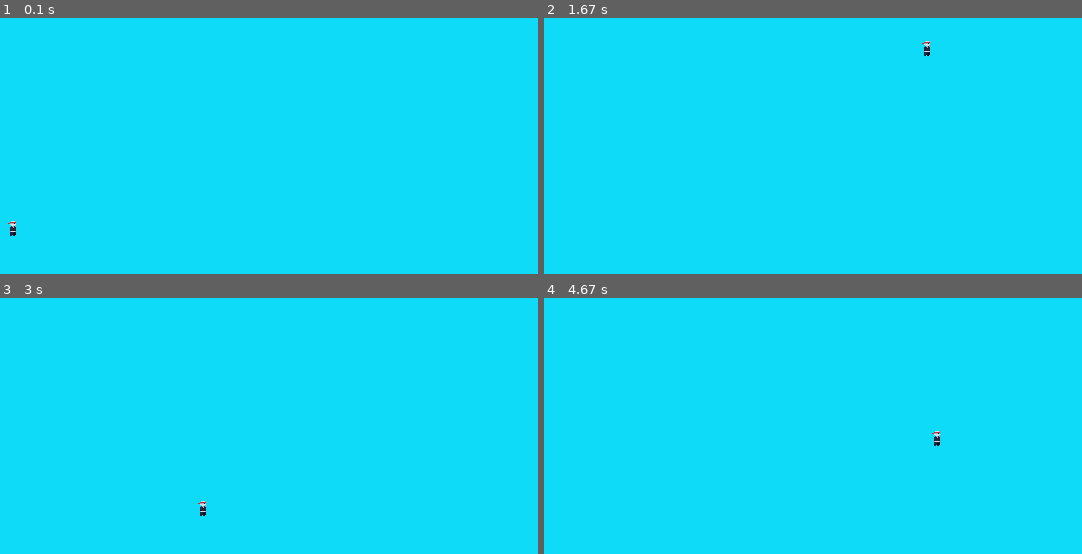
Above: before the commit, frames 1-4 (two rows, left to right).
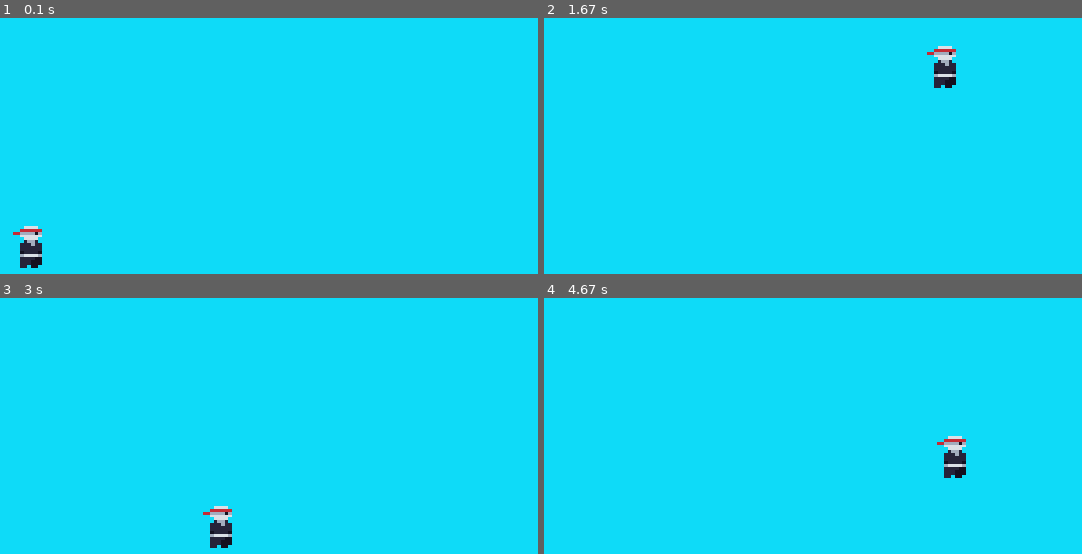
Above: after the commit, the same moments.

Repository: luksquitos/pygame-platformer
Game: pygame game, started from main.py
Two runs of this game, one before a commit and one after it. Both use one fixed random seed, a clock stepped at 60 frames per second and the inputs below.
Inputs:
- Up to frame 1 (0.1 s): no input
- Up to frame 2 (1.67 s): tap Space at 0.33 s; hold D 0.67-1.13 s; hold W 1.17-1.47 s; hold D from 1.5 s (still down)
- Up to frame 3 (3 s): release D at 1.97 s; hold A 2-2.53 s; hold S 2.57-2.87 s; hold A from 2.9 s (still down)
- Up to frame 4 (4.67 s): release A at 3.3 s; hold W 3.33-3.7 s; hold D 3.73-4.37 s; hold S from 4.4 s (still down)

The runs differ from the first frame. In frame 1, 0.7% of the frame differs, in the area x 1-8%, y 79-98%; in frame 2, 0.7%; in frame 3, 0.7%; in frame 4, 0.7%.

Commit message:
refact: creating a class for objects in general

Diff:
--- a/bullet.py
+++ b/bullet.py
@@ -1,24 +1,10 @@
 import pygame as pg
 from delay import Delay
+from objects import MovingObject
 
-
-class Rock:
-    def __init__(self, x, y):
-        self.frame = pg.image.load("data/images/tiles/stone/0.png")
-        self.frame.set_colorkey((0, 0, 0))
-        self.x_pos = x
-        self.y_pos = y
-
-
-    def update(self, screen, objects_in_memory):
-        self.blit(screen)
-        self.move()
+class Rock(MovingObject):
+    frame_path = "data/images/tiles/stone/0.png"
+    velocity = 10
 
     def move(self):
-        self.y_pos -= 10
-
-    def blit(self, screen):
-        screen.blit(
-            self.frame,
-            (self.x_pos, self.y_pos)
-        )
+        self.y_pos -= self.velocity
--- a/game.py
+++ b/game.py
@@ -10,24 +10,17 @@
         pg.display.set_caption("ninja game")
         self.screen = pg.display.set_mode((640, 480))
         self.clock = pg.time.Clock()
-        self.player = Player(x_pos=100)
+        self.player = Player(x_pos=100, y_pos=200, size=(50, 50))
 
     def run(self):
         while True:
 
             self.screen.fill((14, 219, 248)) # Usado para "limpar a tela"
-            print("Quantidade de objetos na memória ", len(objects_in_memory))
+            # print("Quantidade de objetos na memória ", len(objects_in_memory))
 
             # self.generate_enemies()
-            # print("quantidade de objetos", len(objects_in_memory))
 
             self.objects_update()
-            # self.screen.blit(
-            #     self.player.frame,
-            #     (self.player.x_pos, self.player.y_pos)
-            # ) # "Por outra 'surface' por cima"
-
-            # self.player.update()
 
             for event in pg.event.get():
                 if event.type == pg.QUIT:
@@ -51,4 +44,4 @@
         if num != 2:
             return
 
-        objects_in_memory.append(Enemy(x_pos=randint(100, 600)))
+        objects_in_memory.append(Enemy.generate())
--- /dev/null
+++ b/objects.py
@@ -0,0 +1,78 @@
+import pygame as pg
+from typing import Tuple, List
+from abc import ABC
+
+class Object(ABC):
+    frame_path = None
+
+    def __init__(
+        self,
+        x_pos: int,
+        y_pos: int,
+        size: Tuple[int, int] | None = None
+    ) -> None:
+        assert self.frame_path, f"frame path not provided for {self.__class__.__name__}"
+
+        self.frame = self.frame_path
+        self.frame = pg.image.load(self.frame)
+        self.frame.set_colorkey((0, 0, 0))
+        if size:
+            self.frame = pg.transform.scale(self.frame, size)
+
+        self.x_pos = x_pos
+        self.y_pos = y_pos
+
+    def update(self, screen: pg.Surface, objs_in_memory: list) -> None:
+        self.blit(screen)
+        self.get_collisions(objs_in_memory)
+
+    @property
+    def rect(self) -> pg.Rect:
+        raise NotImplemented(f"rect property must be override for {self.__class__.__name__}")
+
+    def blit(self, screen: pg.Surface) -> None:
+        screen.blit(self.frame, (self.x_pos, self.y_pos))
+
+    def get_collisions(self, objs_in_memory: list) -> list:
+        collisions = []
+        for obj in objs_in_memory:
+            if not self.rect.colliderect(obj.rect):
+                continue
+
+            collisions.append(obj)
+
+        return collisions
+
+
+class MovingObject(Object):
+    velocity = None
+
+    def __init__(self, x_pos, y_pos, size = None):
+        super().__init__(x_pos, y_pos, size)
+        assert self.velocity, f"Must provide velocity to {self.__class__.__name__}"
+
+    def update(self, screen, objs_in_memory):
+        super().update(screen, objs_in_memory)
+        self.move()
+
+    def move(self) -> None:
+        raise NotImplemented(f"move method must be implemented for {self.__class__.__name__}")
+
+    @property
+    def rect(self) -> pg.Rect:
+        # Moving objects will always have new positions.
+        return pg.rect.Rect(
+            self.x_pos, self.y_pos, self.frame.get_width(), self.frame.get_height()
+        )
+
+
+class StaticObject(Object):
+
+    @property
+    def rect(self) -> pg.Rect:
+        if not hasattr(self, "_rect"):
+            self._rect = pg.rect.Rect(
+                self.x_pos, self.y_pos, self.frame.get_width(), self.frame.get_height()
+            )
+
+        return self._rect
--- a/player.py
+++ b/player.py
@@ -2,35 +2,21 @@
 from random import randint
 from bullet import Rock
 from delay import Delay
-
-class Entity:
-    frame = None
-    y = None
-
-    def __init__(self, x_pos):
-        self.frame = pg.image.load(self.frame)
-        self.frame.set_colorkey((0, 0, 0))
-        self.x_pos = x_pos
-        self.y_pos = self.y
+from objects import MovingObject
 
 
-        self.speed = 10
-        self.attack_delay = None
+class Player(MovingObject):
+    frame_path = "data/images/entities/player/idle/00.png"
+    velocity = 10
 
-    def update(self, screen, objects_in_memory):
-        self.blit(screen)
-        self.move()
-        self.attack(objects_in_memory)
-        self.get_rect()
-
-    def get_rect(self):
-        return pg.rect.Rect(
-            self.x_pos, self.y,
-            self.frame.get_width(),
-            self.frame.get_height()
-        )
+    def update(self, screen, objs_in_memory):
+        super().update(screen, objs_in_memory)
+        self.attack(objs_in_memory)
 
     def attack(self, objects_in_memory: list):
+        if not hasattr(self, "attack_delay"):
+            self.attack_delay = None
+
         if self.attack_delay:
             return
 
@@ -40,39 +26,33 @@
             objects_in_memory.append(Rock(self.x_pos, self.y_pos))
             self.attack_delay = Delay(milliseconds=150)
 
-    def blit(self, screen):
-        screen.blit(
-            self.frame,
-            (self.x_pos, self.y_pos)
-        )
-
     def move(self):
         key_pressed = pg.key.get_pressed()
 
         if key_pressed[pg.K_w]:
-            self.y_pos -= self.speed
+            self.y_pos -= self.velocity
 
         if key_pressed[pg.K_s]:
-            self.y_pos += self.speed
+            self.y_pos += self.velocity
 
         if key_pressed[pg.K_a]:
-            self.x_pos -= self.speed
+            self.x_pos -= self.velocity
 
         if key_pressed[pg.K_d]:
-            self.x_pos += self.speed
+            self.x_pos += self.velocity
 
-class Player(Entity):
-    frame = "data/images/entities/player/idle/00.png"
-    y = 200
+class Enemy(MovingObject):
+    frame_path = "data/images/entities/enemy/idle/00.png"
+    velocity = 5
 
-class Enemy(Entity):
-    frame = "data/images/entities/enemy/idle/00.png"
-    x = randint(100, 600)
-    y = 0
+    @classmethod
+    def generate(cls):
+        from random import randint
 
+        return cls(x_pos=randint(100, 400), y_pos=0)
 
     def move(self):
-        self.y_pos += self.speed
+        self.y_pos += self.velocity
 
         if self.y_pos >= 480:
             self.delete = True
--- /dev/null
+++ b/tile.py
@@ -0,0 +1,2 @@
+class Tile:
+    pass
